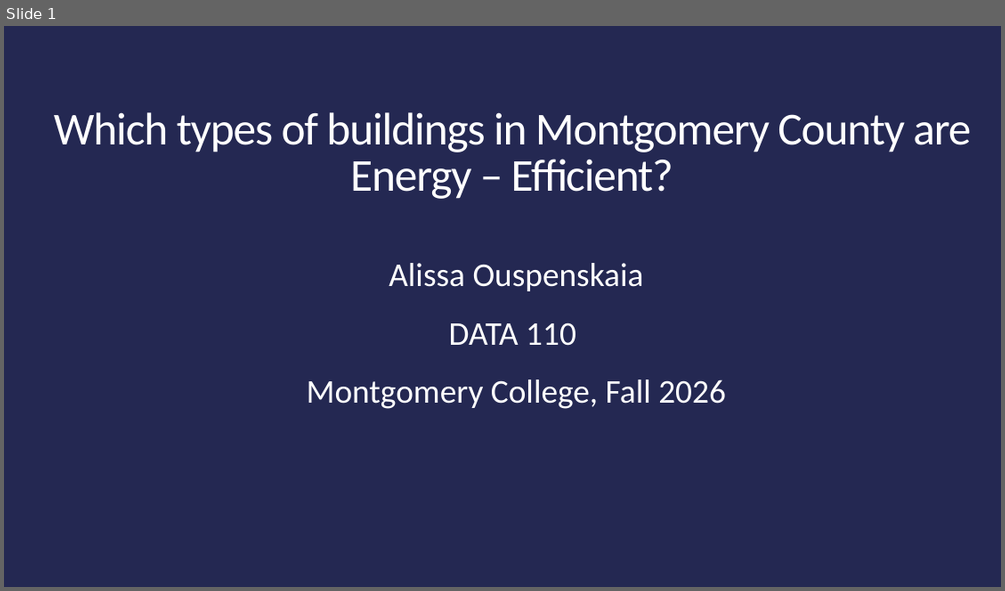
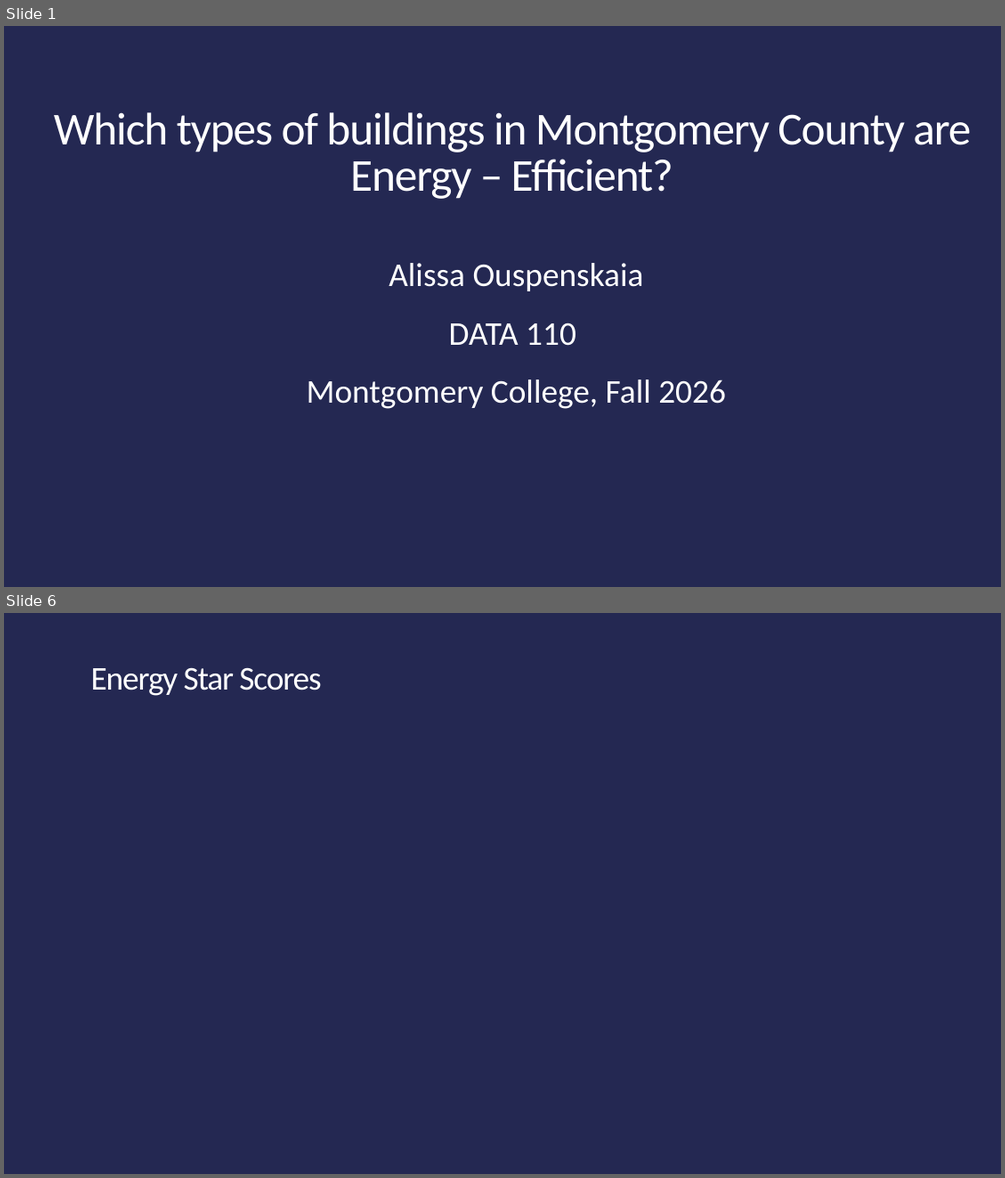
Before and after one commit to Alissa-Ouspen/data110_alissa, a slide deck: project1/Proj1_Present_Energy_Ouspenskaia.pptx. Shown one above the other, each under a label of ours: slide 1 before the commit, slides 1 and 6 after it; the slides between them are not shown. The pictures are 1005x591 and 1005x1178 pixels, drawn with LibreOffice and Linux fonts; fonts in the diff are those of the drawing; background and template pictures are left out. Boxes give left, top, right and bottom in pixels: in the first picture for what was removed or moved away, otherwise in the second. Text is boxed around its words. In the diff, an @@ line names an element or a change of style, - is before the commit and + after.

```diff
--- a/project1/Proj1_Present_Energy_Ouspenskaia.pptx
+++ b/project1/Proj1_Present_Energy_Ouspenskaia.pptx
@@ slide 6 added at box(4, 613, 1001, 1174), background picture (left out) @@
@@ title added at box(91, 667, 321, 696), 32 pt, text #FFFFFF @@
+Energy Star Scores
```
Also in this commit, not shown: 2 slides changed, 8 other slides added, 10 other files.
